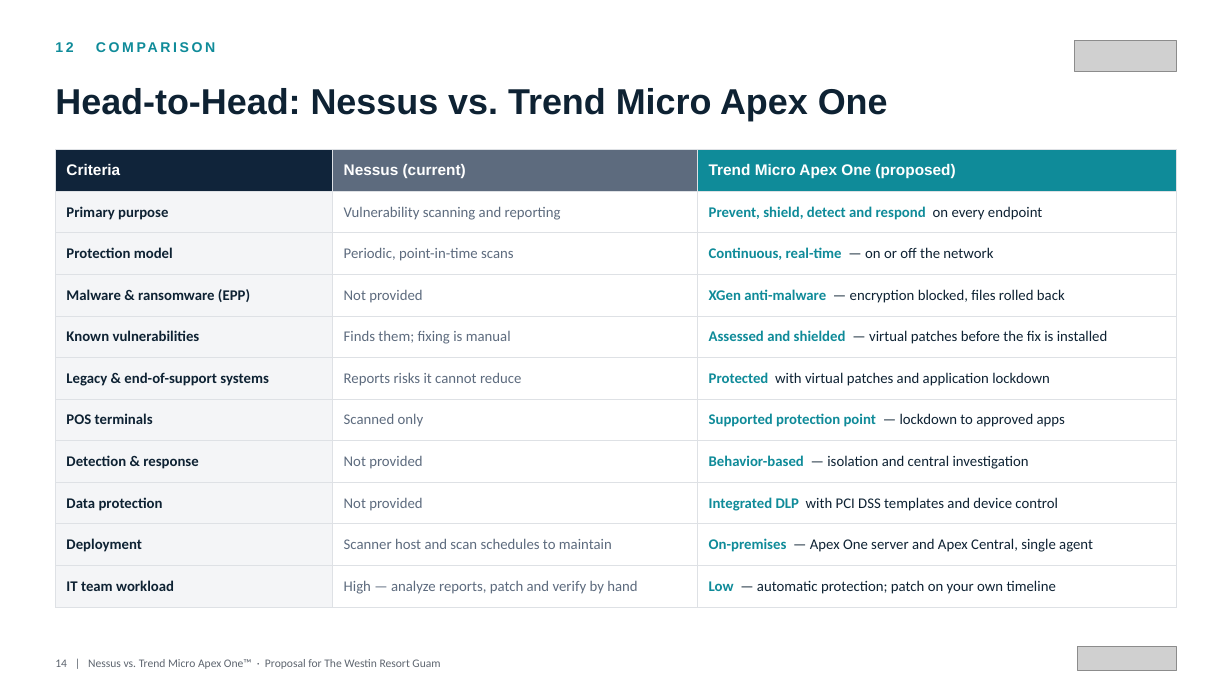
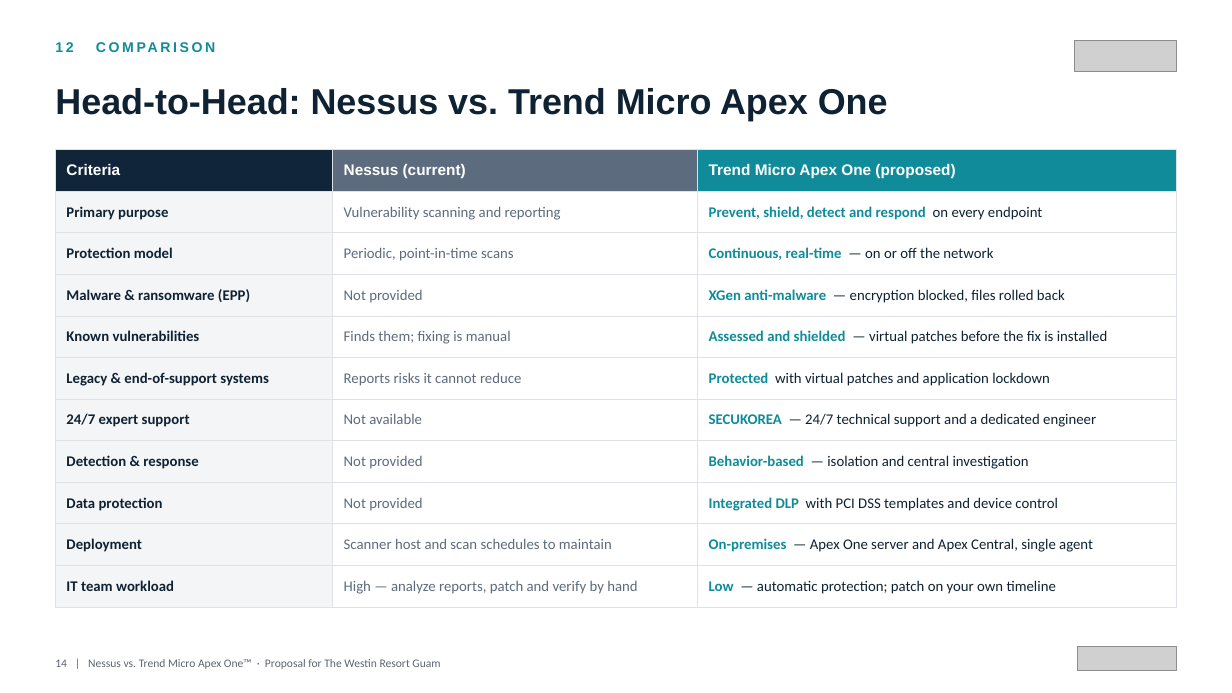
Before and after one commit to BigLee-Creator/Recommendations, a slide deck: slide 14 of ENG._Nessus_vs_Trend_Micro_Apex_One_Proposal_for_Westin_Resort_Guam_SECUKOREA.pptx. Drawn at 1232x693 pixels with LibreOffice and Linux fonts; fonts in the diff are those of the drawing; grey boxes stand for pictures. Boxes give left, top, right and bottom in pixels: in the first picture for what was removed or moved away, otherwise in the second. Text is boxed around its words. In the diff, an @@ line names an element or a change of style, - is before the commit and + after.

```diff
--- a/ENG._Nessus_vs_Trend_Micro_Apex_One_Proposal_for_Westin_Resort_Guam_SECUKOREA.pptx
+++ b/ENG._Nessus_vs_Trend_Micro_Apex_One_Proposal_for_Westin_Resort_Guam_SECUKOREA.pptx
@@ table at <box>55,150,1177,598</box> @@
-row 7: POS terminals | Scanned only | Supported protection point — lockdown to approved apps
+row 7: 24/7 expert support | Not available | SECUKOREA — 24/7 technical support and a dedicated engineer
```
Also in this commit, not shown: 10 other slides changed.
